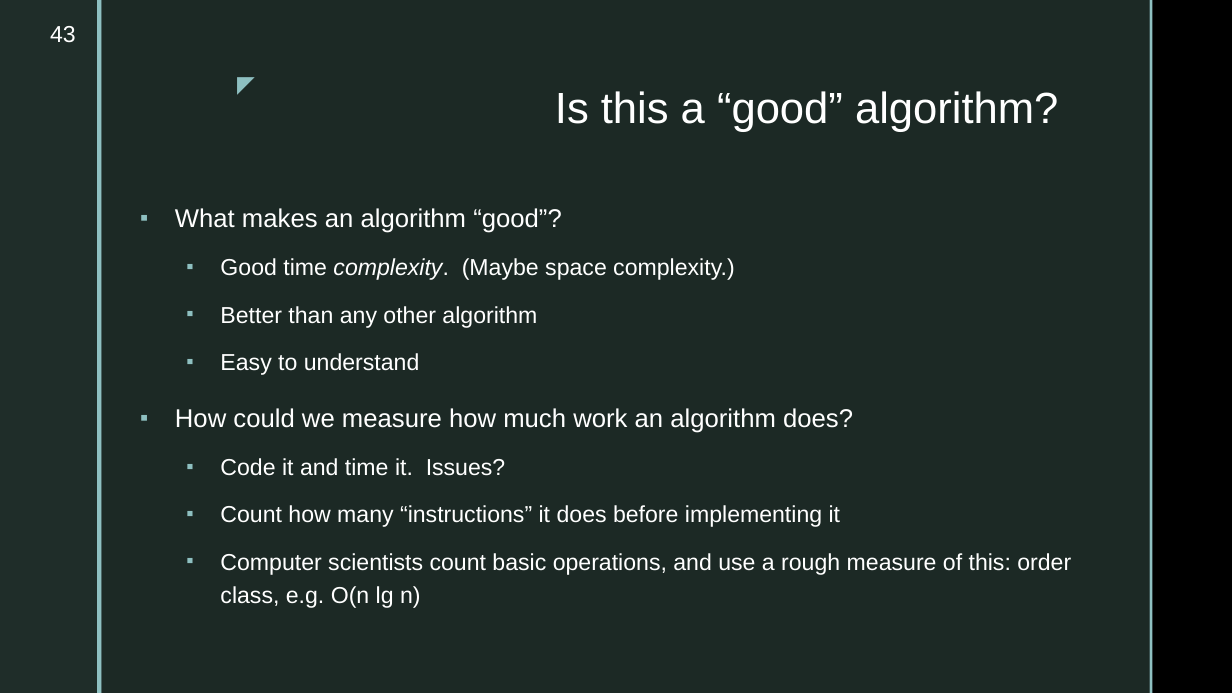
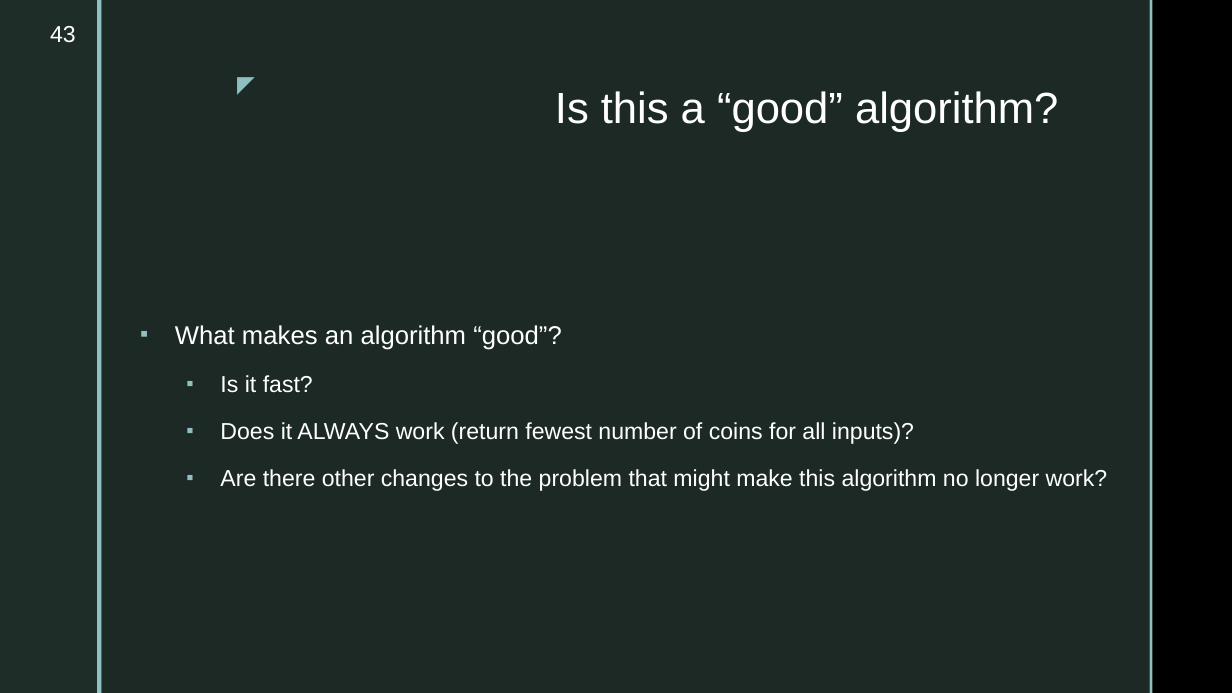
Before and after one commit to markfloryan/dsa2, a slide deck: slide 43 of slides/00-courseintroduction.pptx. Drawn at 1232x693 pixels with LibreOffice and Linux fonts; fonts in the diff are those of the drawing; background and template pictures are left out. Boxes give left, top, right and bottom in pixels: in the first picture for what was removed or moved away, otherwise in the second. Text is boxed around its words. In the diff, an @@ line names an element or a change of style, - is before the commit and + after.

```diff
--- a/slides/00-courseintroduction.pptx
+++ b/slides/00-courseintroduction.pptx
@@ text at (220, 375, 1108, 491): text changed @@
-  ▪ Good time complexity. (Maybe space complexity.)
-  ▪ Better than any other algorithm
-  ▪ Easy to understand
-▪ How could we measure how much work an algorithm does?
-  ▪ Code it and time it. Issues?
-  ▪ Count how many “instructions” it does before implementing it
-  ▪ Computer scientists count basic operations, and use a rough measure of this: order class, e.g. O(n lg n)
+  ▪ Is it fast?
+  ▪ Does it ALWAYS work (return fewest number of coins for all inputs)?
+  ▪ Are there other changes to the problem that might make this algorithm no longer work?
```
Also in this commit, not shown: 3 other slides changed, 3 slides removed.
